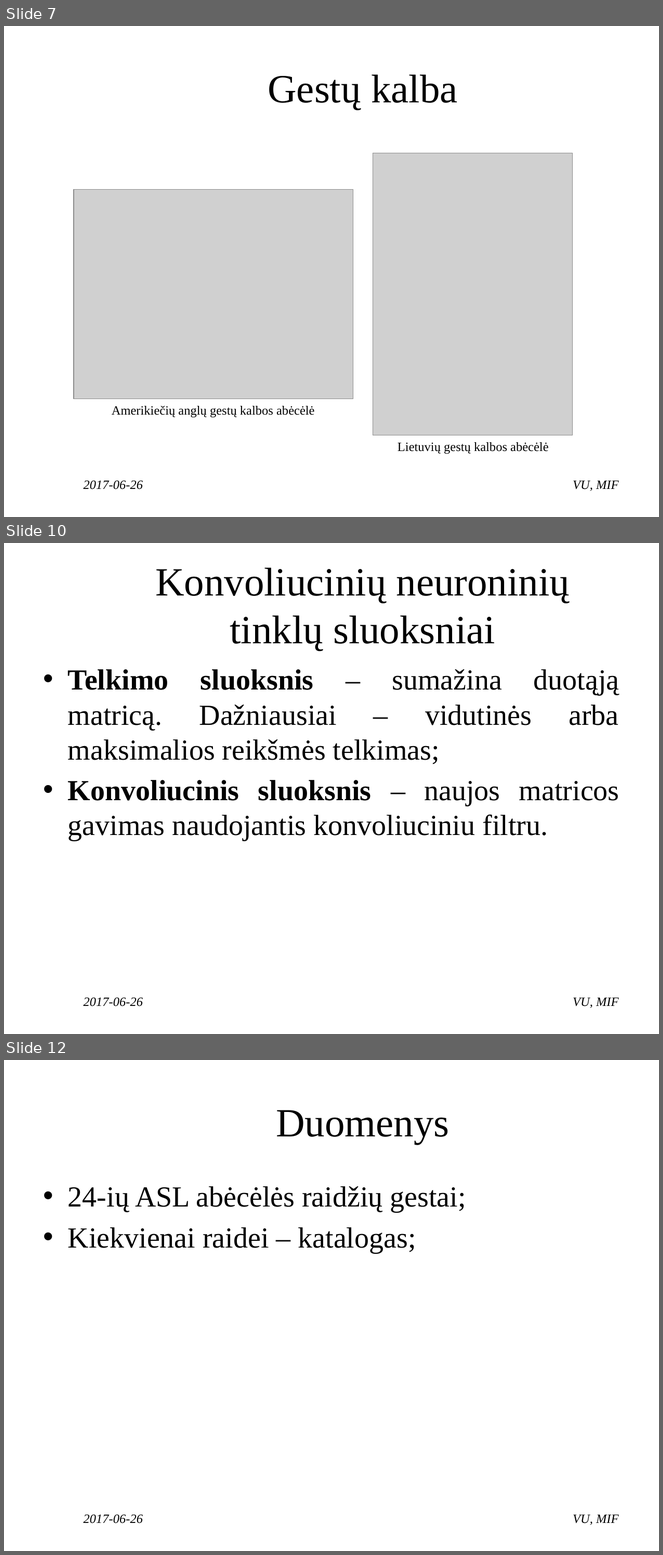
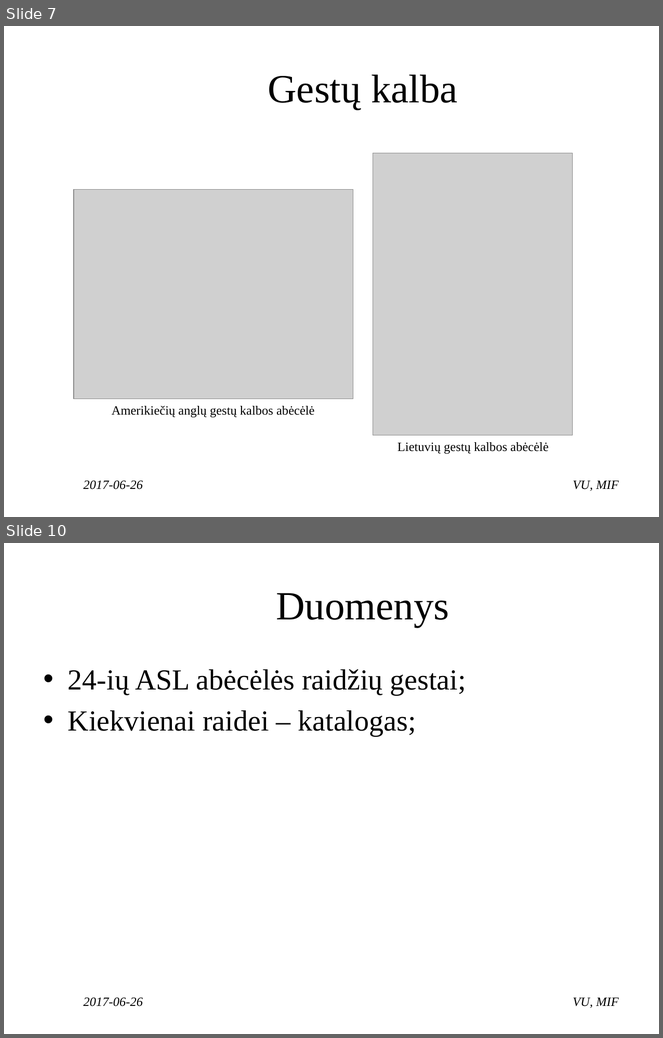
Before and after one commit to ambrazasp/Sign-Language-Recognition, a slide deck: Gestų kalbos atpažinimas naudojant internetinę kamerą.pptx. Shown one above the other, each under a label of ours: slides 7, 10 and 12 before the commit, slides 7 and 10 after it; the slides between them are not shown. The pictures are 663x1555 and 663x1038 pixels, drawn with LibreOffice and Linux fonts; fonts in the diff are those of the drawing; grey boxes stand for pictures; background and template pictures are left out. Boxes give left, top, right and bottom in pixels: in the first picture for what was removed or moved away, otherwise in the second. Text is boxed around its words. In the diff, an @@ line names an element or a change of style, - is before the commit and + after.

```diff
--- a/Gestų kalbos atpažinimas naudojant internetinę kamerą.pptx
+++ b/Gestų kalbos atpažinimas naudojant internetinę kamerą.pptx
@@ slide 10 removed at (4, 543, 659, 1034), background #FFFFFF @@
@@ title removed at (155, 567, 570, 651) @@
-Konvoliucinių neuroninių tinklų sluoksniai
@@ text removed at (68, 669, 620, 841) @@
-• Telkimo sluoksnis – sumažina duotąją matricą. Dažniausiai – vidutinės arba maksimalios reikšmės telkimas;
-• Konvoliucinis sluoksnis – naujos matricos gavimas naudojantis konvoliuciniu filtru.
@@ text removed at (84, 997, 143, 1007) @@
-2017-06-26
@@ text removed at (573, 998, 619, 1008) @@
-VU, MIF
@@ what was slide 12 is now slide 10 @@
```
Also in this commit, not shown: 5 slides changed, 1 other slide removed.
